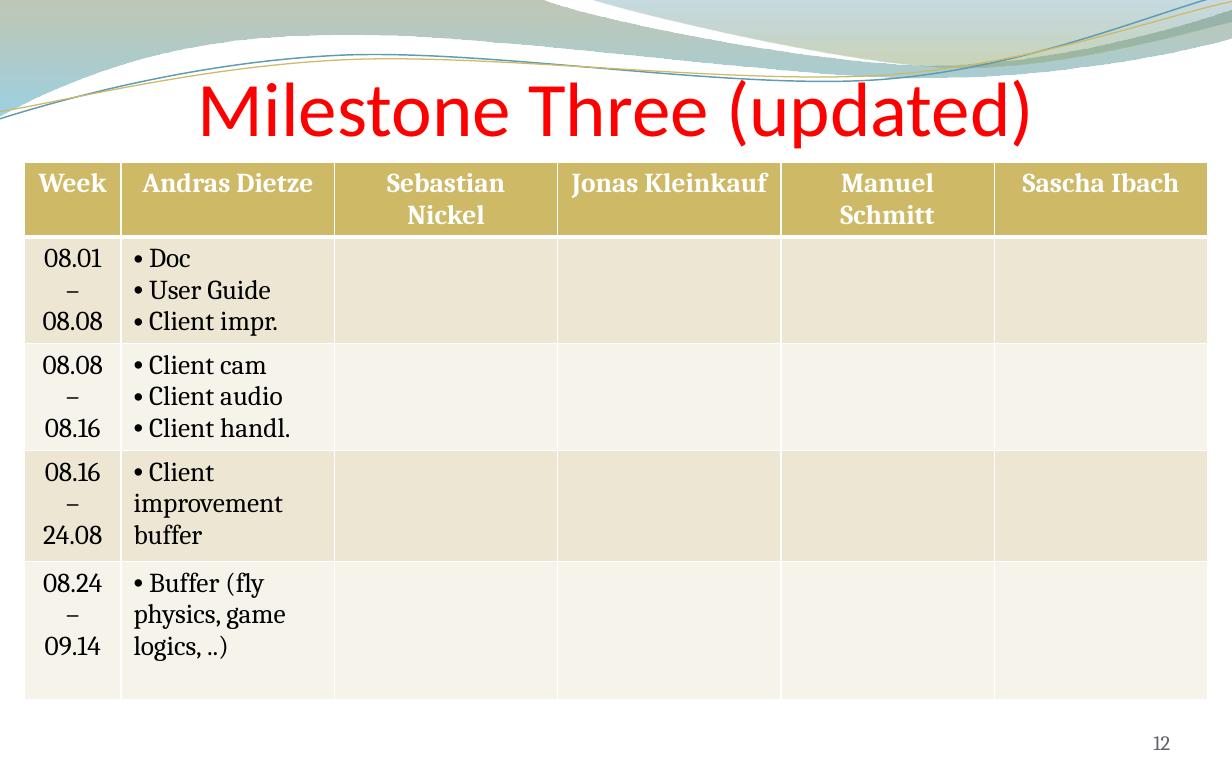
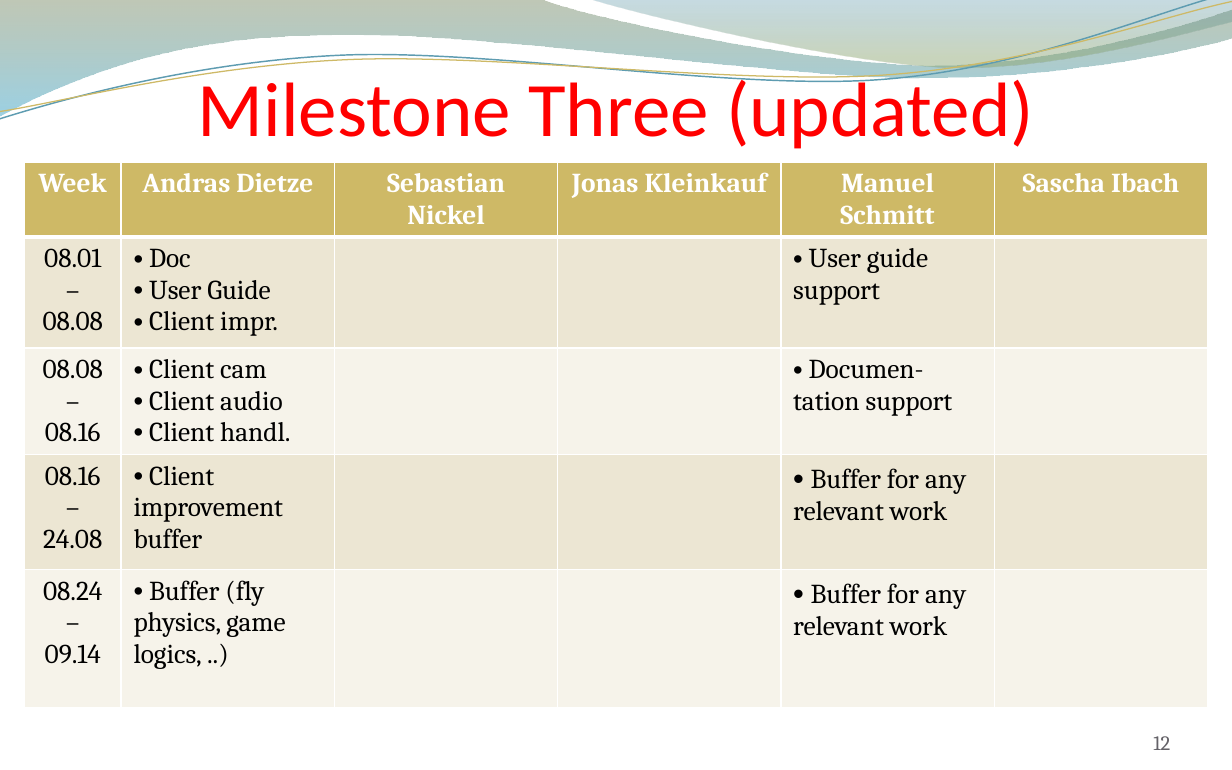
Before and after one commit to andreasdietze/Rift-WingsuitV2, a slide deck: slide 12 of Präsentationen/Zwischenpräsentation 16.06/Project proposal update 06.16 - Rift Wingsuit V2.pptx. Drawn at 1232x770 pixels with LibreOffice and Linux fonts; fonts in the diff are those of the drawing; background and template pictures are left out. Boxes give left, top, right and bottom in pixels: in the first picture for what was removed or moved away, otherwise in the second. Text is boxed around its words. In the diff, an @@ line names an element or a change of style, - is before the commit and + after.

```diff
--- a/Präsentationen/Zwischenpräsentation 16.06/Project proposal update 06.16 - Rift Wingsuit V2.pptx
+++ b/Präsentationen/Zwischenpräsentation 16.06/Project proposal update 06.16 - Rift Wingsuit V2.pptx
@@ table at (x1=25, y1=161, x2=1207, y2=728) @@
-row 2, column 5: 
+row 2, column 5: User guide support
-row 3, column 5: 
+row 3, column 5: Documen-tation support
-row 4, column 5: 
+row 4, column 5: Buffer for any relevant work
-row 5, column 5: 
+row 5, column 5: Buffer for any relevant work
```
Also in this commit, not shown: 4 other slides changed.
